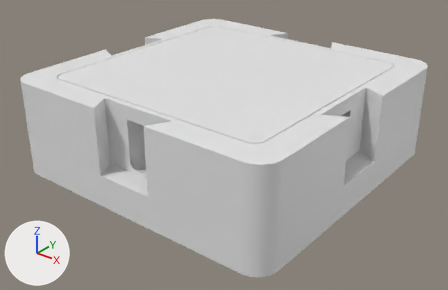
Renders of the glTF model modelos/tcruz.glb from each side of a commit.
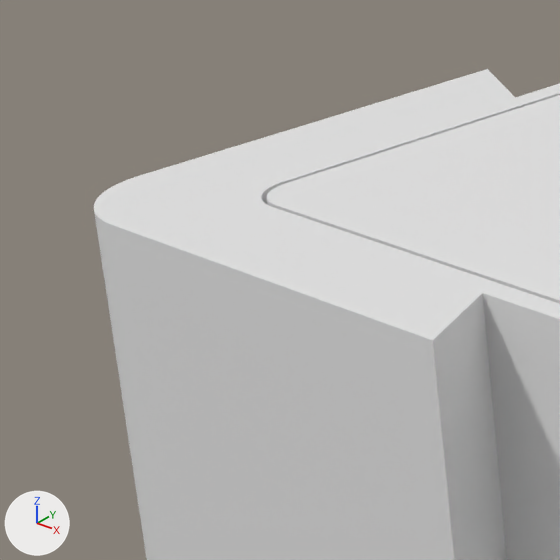
The first picture shows the older version from a 50 mm lens placed at (94.2, -112.6, 55.2), pointed at (28.3, -30.3, 4.2). The close-ups show the older and then the newer version on the part from 0% to 27% of the width and 12% to 54% of the height of that picture. Only the edits that show in the close-ups are written down. The lights are fixed; the arrows at lower left show +X, +Y and +Z.

The older version as bpy lines, for what is in view:
```python
me_acr__tampa_acrilico = bpy.data.meshes.new('acr__tampa_acrilico')
me_acr__tampa_acrilico.from_pydata(...)  # 136 vertices, 268 faces; spans x 5.2..49.8, y -49.8..-5.2, z 15.0..18.0
me_corpo__corpo = bpy.data.meshes.new('corpo__corpo')
me_corpo__corpo.from_pydata(...)  # 1683 vertices, 3378 faces; spans x 0.0..55.0, y -55.0..0.0, z 0.0..18.0
ob_acr__tampa_acrilico = bpy.data.objects.new('acr__tampa_acrilico', me_acr__tampa_acrilico)
ob_acr__tampa_acrilico.location = (0.0, 0.0, 0.0)
ob_corpo__corpo = bpy.data.objects.new('corpo__corpo', me_corpo__corpo)
ob_corpo__corpo.location = (0.0, 0.0, 0.0)
```
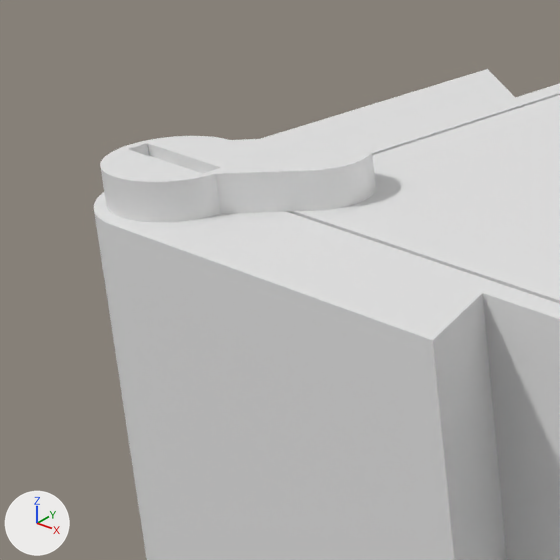
What differs and where, as boxes (x1, y1, x2, y2) in the close-ups (560 x 560 px):
'verde__presilha_tampa_acrilico_0', added: after (100, 136, 376, 222)

Edits to the bpy script that builds the scene:
```text
Add me_verde__presilha_tampa_acrilico_0:
    me_verde__presilha_tampa_acrilico_0.from_pydata(...)  # 441 vertices, 878 faces; spans x 0.7..9.22, y -54.3..-45.78, z 13.4..19.6
Add ob_verde__presilha_tampa_acrilico_0:
    ob_verde__presilha_tampa_acrilico_0 = bpy.data.objects.new('verde__presilha_tampa_acrilico_0', me_verde__presilha_tampa_acrilico_0)
    ob_verde__presilha_tampa_acrilico_0.location = (0.0, 0.0, 0.0)
```
